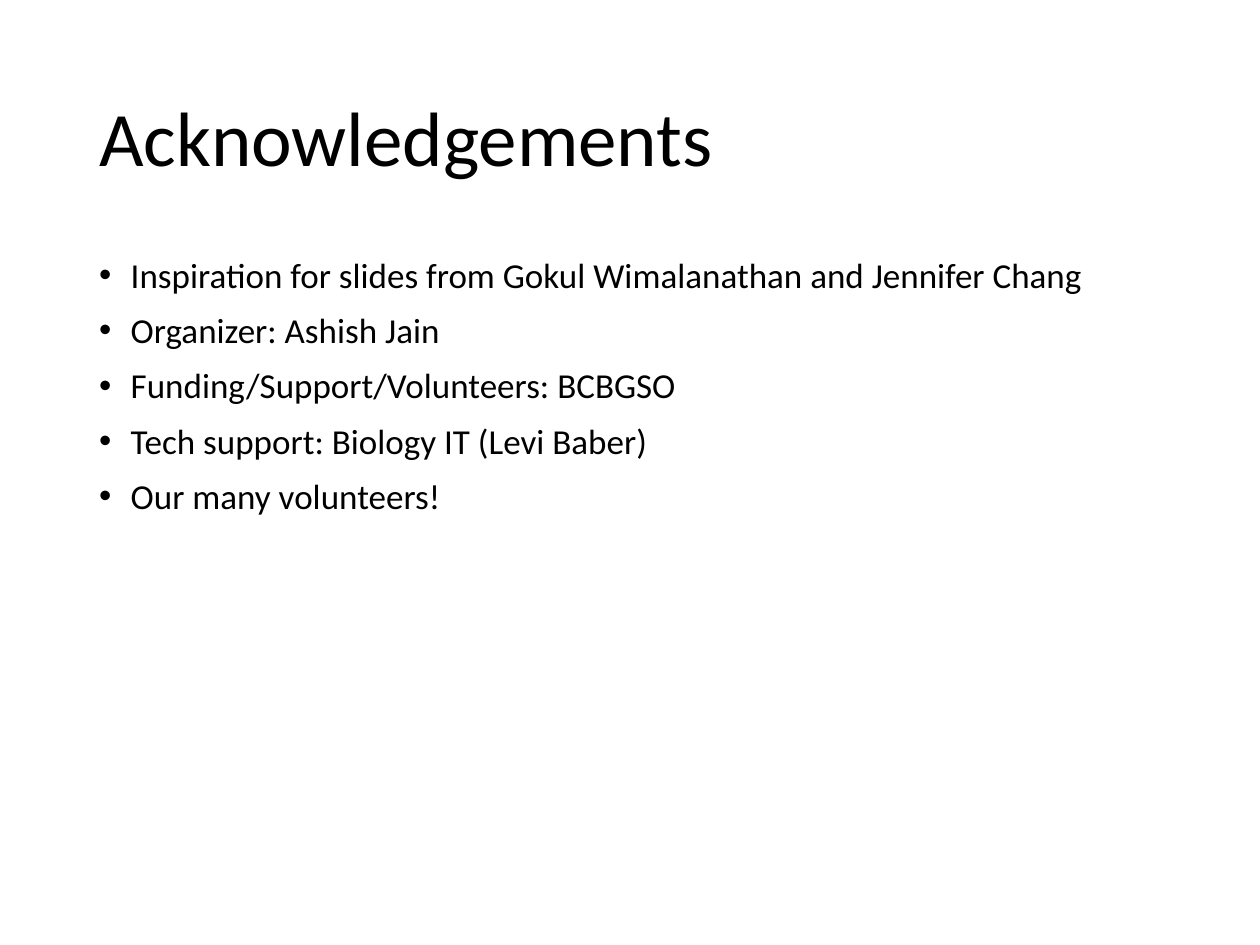
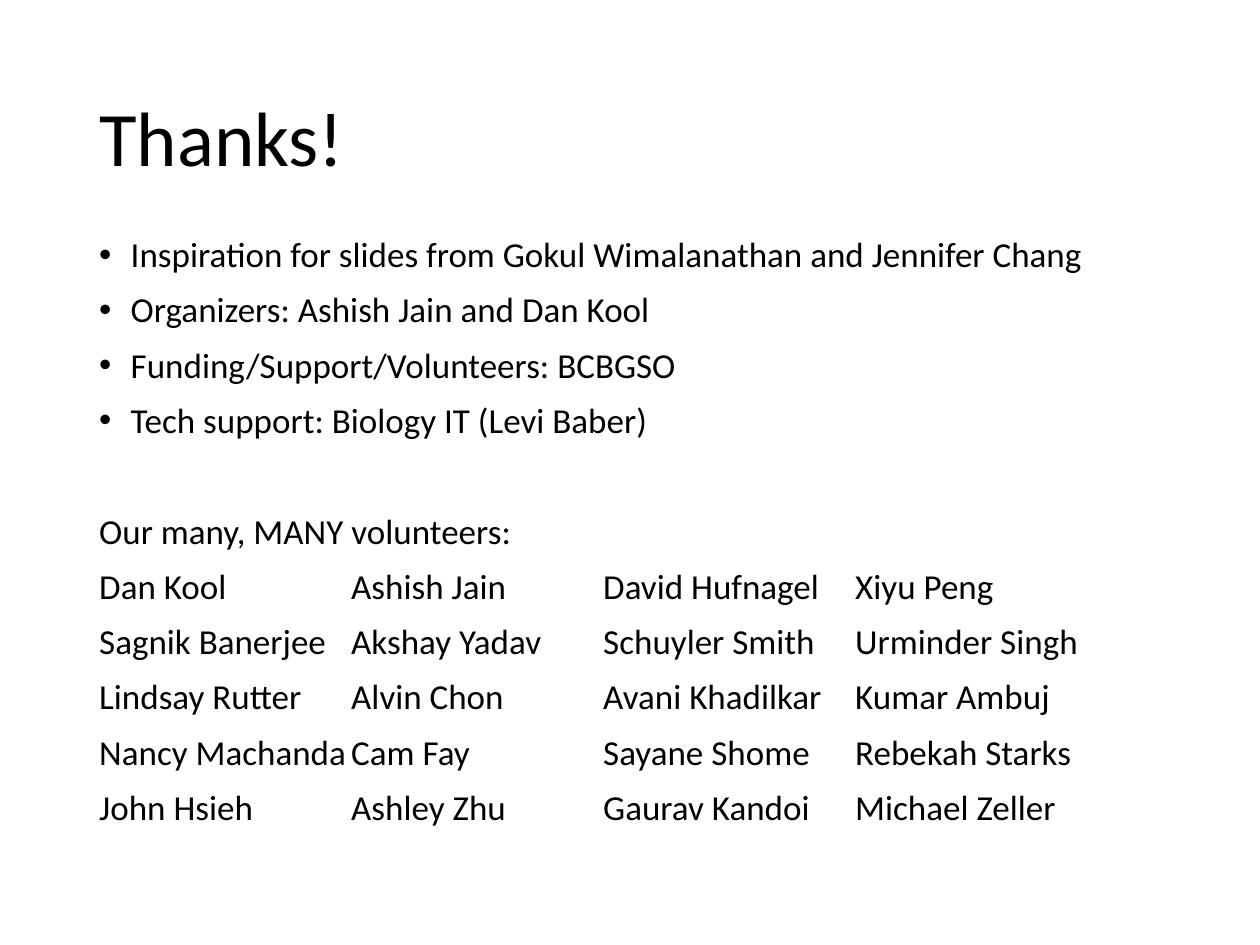
Before and after one commit to cmmann/20170301-UNIX-BASIC-MATERIALS, a slide deck: slide 2 of 2017-03-01_Introduction_to_UNIX-wo-answers.pptx. Drawn at 1260x945 pixels with LibreOffice and Linux fonts; fonts in the diff are those of the drawing. Boxes give left, top, right and bottom in pixels: in the first picture for what was removed or moved away, otherwise in the second. Text is boxed around its words. In the diff, an @@ line names an element or a change of style, - is before the commit and + after.

```diff
--- a/2017-03-01_Introduction_to_UNIX-wo-answers.pptx
+++ b/2017-03-01_Introduction_to_UNIX-wo-answers.pptx
@@ title at <box>99,112,344,167</box>: text changed @@
-Acknowledgements
+Thanks!
@@ text "Inspiration for slides from Gokul ...": place and size @@
-text "Inspiration for slides from Gokul ..." at <box>131,263,1082,515</box>
+text "Inspiration for slides from Gokul ..." at <box>99,242,1082,821</box>
@@ text at <box>131,297,650,328</box>: text changed @@
-• Organizer: Ashish Jain
+• Organizers: Ashish Jain and Dan Kool
@@ text at <box>99,519,1077,821</box>: text changed @@
-• Our many volunteers!
+Our many, MANY volunteers:
+Dan Kool Ashish Jain David Hufnagel Xiyu Peng
+Sagnik Banerjee Akshay Yadav Schuyler Smith Urminder Singh
+Lindsay Rutter Alvin Chon Avani Khadilkar Kumar Ambuj
+Nancy Machanda Cam Fay Sayane Shome Rebekah Starks
+John Hsieh Ashley Zhu Gaurav Kandoi Michael Zeller
```
Also in this commit, not shown: 3 other files.
